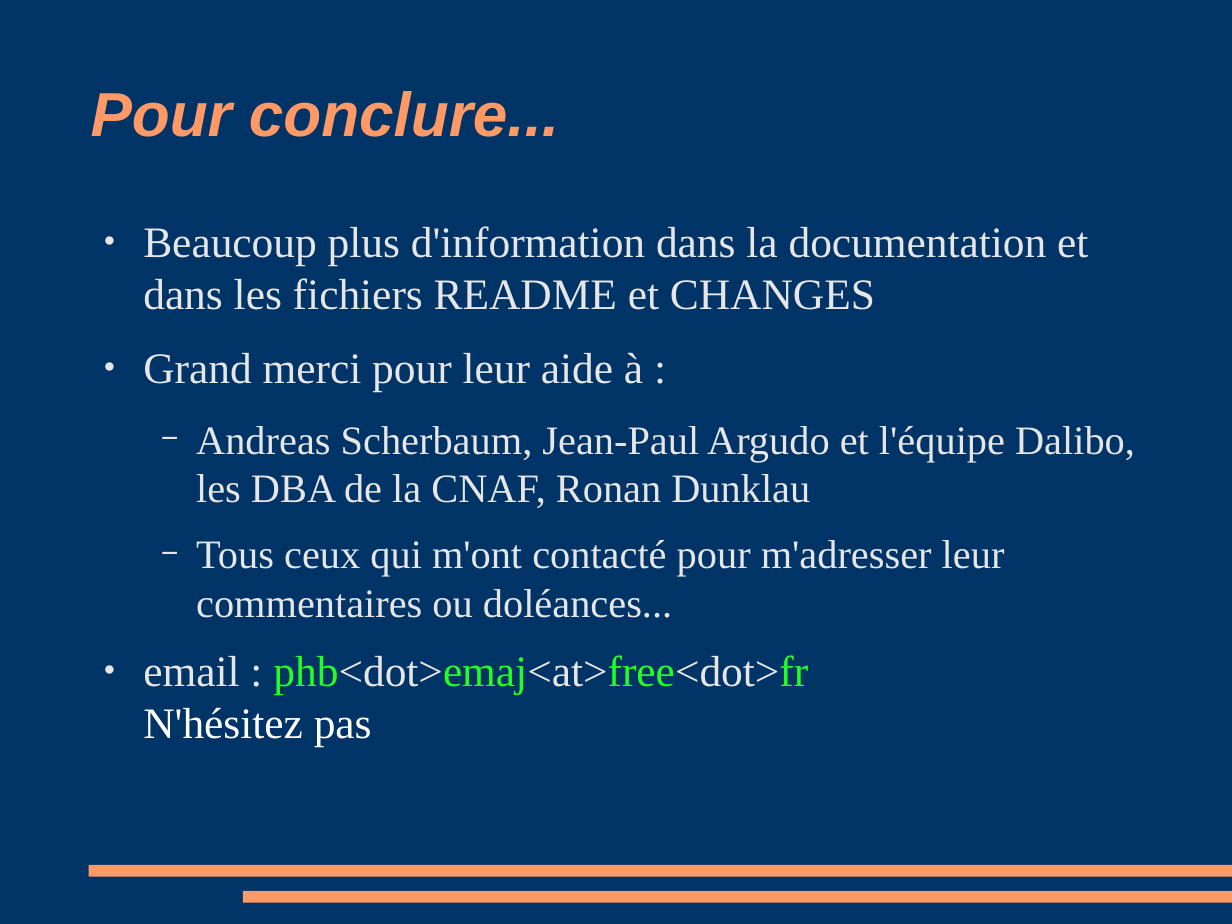
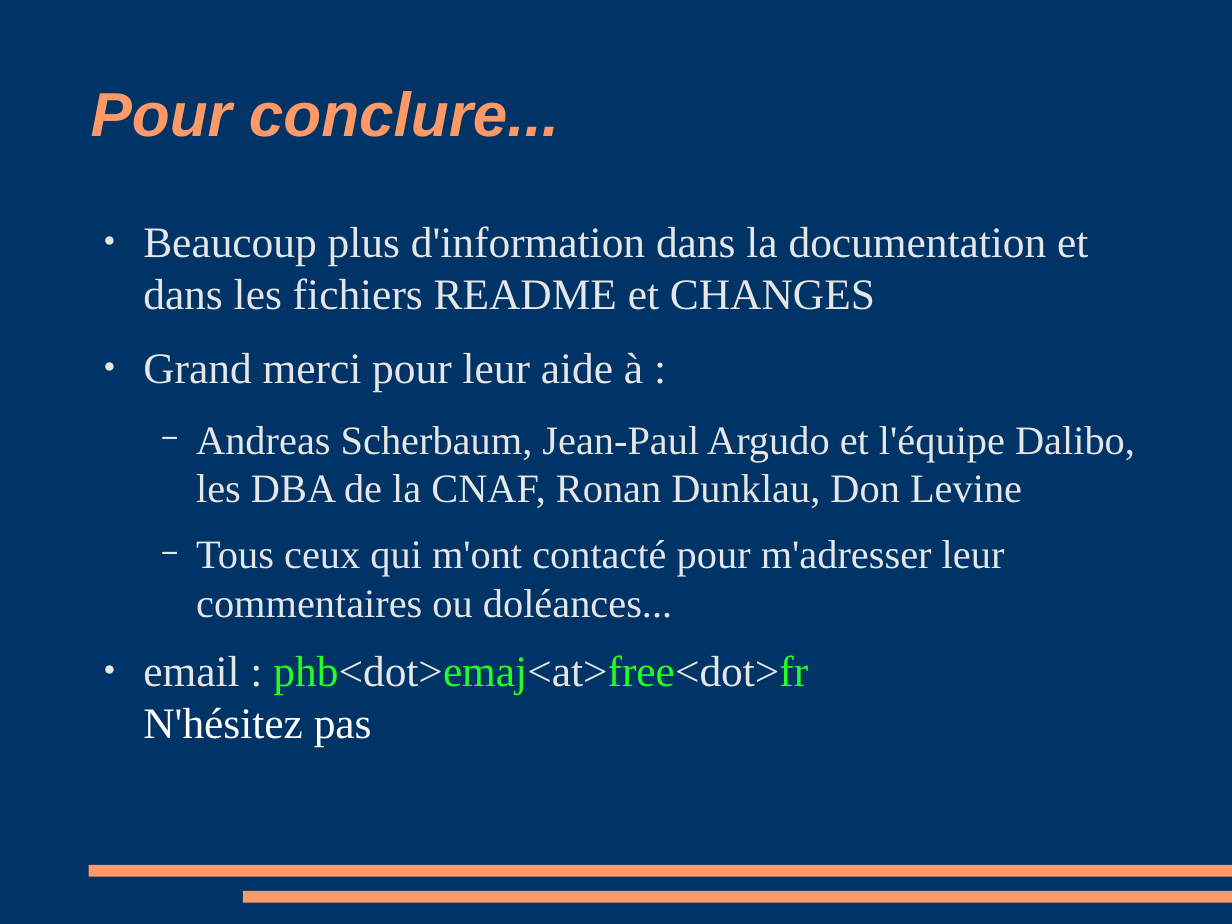
Before and after one commit to beaud76/emaj_doc, a slide deck: slide 32 of Emaj_pres_fr.odp. Drawn at 1232x924 pixels with LibreOffice and Linux fonts; fonts in the diff are those of the drawing. Boxes give left, top, right and bottom in pixels: in the first picture for what was removed or moved away, otherwise in the second. Text is boxed around its words. In the diff, an @@ line names an element or a change of style, - is before the commit and + after.

Commit message:
Documentation change for E-Maj 1.0.2 version. With a significant improvement of the english translation thanks to Don Levine.

```diff
--- a/Emaj_pres_fr.odp
+++ b/Emaj_pres_fr.odp
@@ text at [196,426,1135,508]: text changed @@
-  − Andreas Scherbaum, Jean-Paul Argudo et l'équipe Dalibo, les DBA de la CNAF, Ronan Dunklau
+  − Andreas Scherbaum, Jean-Paul Argudo et l'équipe Dalibo, les DBA de la CNAF, Ronan Dunklau, Don Levine
```
Also in this commit, not shown: 1 other slide changed, 3 other files.
